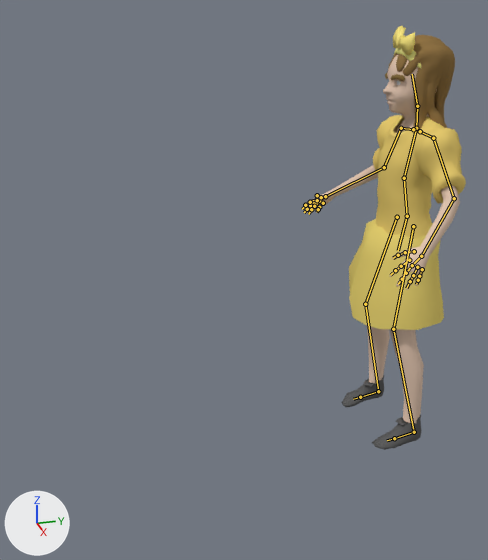
Before and after pictures for a commit that changed the Blender file models/MissyDubourde/Missy.blend.
The view is the same before and after, from a camera (50 mm lens) standing at (1.873, -1.057, 1.325) and looking at (0.062, -0.569, 0.602). Lighting does not change. The marker at lower left points along +X, +Y and +Z. The bones that bend it are drawn over the model as lines.

In view in the first picture: 'Body', 'Bow', 'EyebrowL', 'EyebrowR', 'Eyes', 'Hair', 'Hairband', 'Shirt', 'ShoeL', 'ShoeR', 'Skirt'.
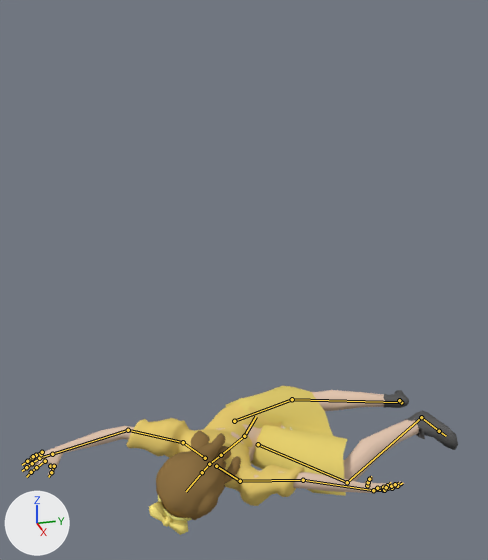
The newer file adds an action. The first version stands in its rest pose; the second is drawn at frame 57 of the action 'Die'.

Location of each change, (x1, y1, x2, y2) in pixels of the pictures (488 x 560 px):
'Shirt', posed
    before: (373, 115, 466, 239)
    after: (126, 402, 304, 506)
'Skirt', posed
    before: (349, 219, 444, 330)
    after: (226, 386, 348, 496)
'Body', posed
    before: (304, 55, 460, 423)
    after: (22, 390, 419, 493)
'Hair', posed (25% wider, 10% shorter)
    before: (387, 35, 455, 134)
    after: (156, 431, 241, 520)
'ShoeL', posed (8% wider, 14% taller)
    before: (372, 415, 422, 450)
    after: (404, 410, 458, 450)
'ShoeR', posed (40% narrower, 44% shorter)
    before: (342, 375, 384, 408)
    after: (384, 390, 409, 408)
'Bow', posed (74% wider, 10% taller)
    before: (393, 25, 415, 55)
    after: (149, 502, 188, 535)
'Hairband', posed
    before: (394, 48, 421, 68)
    after: (158, 495, 192, 521)
'EyebrowL', posed (not visible afterwards)
    before: (391, 74, 405, 82)
'Eyes', posed (not visible afterwards)
    before: (397, 81, 401, 85)
'EyebrowR', posed (not visible afterwards)
    before: (385, 73, 388, 79)
bone 'Stomach', root to tip
    before: (407, 216) to (404, 178)
    after: (244, 436) to (221, 455)
bone 'Chest', root to tip
    before: (404, 178) to (416, 128)
    after: (221, 455) to (209, 464)
bone 'Uperarm.L', root to tip
    before: (433, 138) to (454, 198)
    after: (240, 481) to (303, 480)
bone 'Uperarm.R', root to tip
    before: (401, 128) to (384, 167)
    after: (183, 442) to (128, 430)

Diff of the bpy script that builds the scene:
```diff
--- a/models/MissyDubourde/Missy.blend.py
+++ b/models/MissyDubourde/Missy.blend.py
@@ bone_ik_leg_l @@
 bone_ik_leg_l = bpy.data.objects['Armature'].pose.bones['ik-leg.L']  # child of 'Root'
-bone_ik_leg_l.location = (0.0, 0.0, 0.0)
-bone_ik_leg_l.rotation_quaternion = (1.0, 0.0, 0.0, 0.0)  # degrees (0, 0, 0)
+bone_ik_leg_l.location = (-0.06, -0.14, 0.23)
+bone_ik_leg_l.rotation_quaternion = (0.546, 0.622, -0.551, 0.107)  # degrees (124, -47, -57)
@@ bone_base @@
 bone_base = bpy.data.objects['Armature'].pose.bones['Base']  # child of 'Root'
-bone_base.location = (0.0, 0.0, 0.0)
-bone_base.rotation_quaternion = (1.0, 0.0, 0.0, 0.0)  # degrees (0, 0, 0)
+bone_base.location = (0.7, 3.17, 2.88)
+bone_base.rotation_quaternion = (0.642, 0.541, -0.542, -0.042)  # degrees (103, -41, -57)
@@ bone_stomach @@
 bone_stomach = bpy.data.objects['Armature'].pose.bones['Stomach']  # child of 'Base'
-bone_stomach.rotation_quaternion = (1.0, 0.0, 0.0, 0.0)  # degrees (0, 0, 0)
+bone_stomach.rotation_quaternion = (0.981, 0.076, -0.125, -0.127)  # degrees (11, -13, -16)
@@ bone_chest @@
 bone_chest = bpy.data.objects['Armature'].pose.bones['Chest']  # child of 'Stomach'
-bone_chest.rotation_quaternion = (1.0, 0.0, 0.0, 0.0)  # degrees (0, 0, 0)
+bone_chest.rotation_quaternion = (0.939, -0.143, 0.309, 0.047)  # degrees (-17, 36, 0)
@@ bone_uperarm_l @@
 bone_uperarm_l = bpy.data.objects['Armature'].pose.bones['Uperarm.L']  # child of 'Collar.L'
-bone_uperarm_l.rotation_quaternion = (1.0, 0.0, 0.0, 0.0)  # degrees (0, 0, 0)
+bone_uperarm_l.rotation_quaternion = (0.77, 0.225, 0.345, 0.487)  # degrees (46, 18, 72)
@@ bone_uperarm_r @@
 bone_uperarm_r = bpy.data.objects['Armature'].pose.bones['Uperarm.R']  # child of 'Collar.R'
-bone_uperarm_r.rotation_quaternion = (1.0, 0.0, 0.0, 0.0)  # degrees (0, 0, 0)
+bone_uperarm_r.rotation_quaternion = (0.817, -0.229, 0.395, -0.352)  # degrees (-48, 29, -60)
@@ bone_ik_leg_r @@
 bone_ik_leg_r = bpy.data.objects['Armature'].pose.bones['ik-leg.R']  # child of 'Root'
-bone_ik_leg_r.location = (0.0, 0.0, 0.0)
-bone_ik_leg_r.rotation_quaternion = (1.0, 0.0, 0.0, 0.0)  # degrees (0, 0, 0)
+bone_ik_leg_r.location = (0.66, -0.07, 0.17)
+bone_ik_leg_r.rotation_quaternion = (0.088, 0.536, 0.268, -0.796)  # degrees (130, 116, -20)
@@ bone_knee_r @@
 bone_knee_r = bpy.data.objects['Armature'].pose.bones['Knee.R']  # child of 'ik-leg.R'
-bone_knee_r.location = (0.0, 0.0, 0.0)
+bone_knee_r.location = (6.33, -3.91, 1.15)
```
